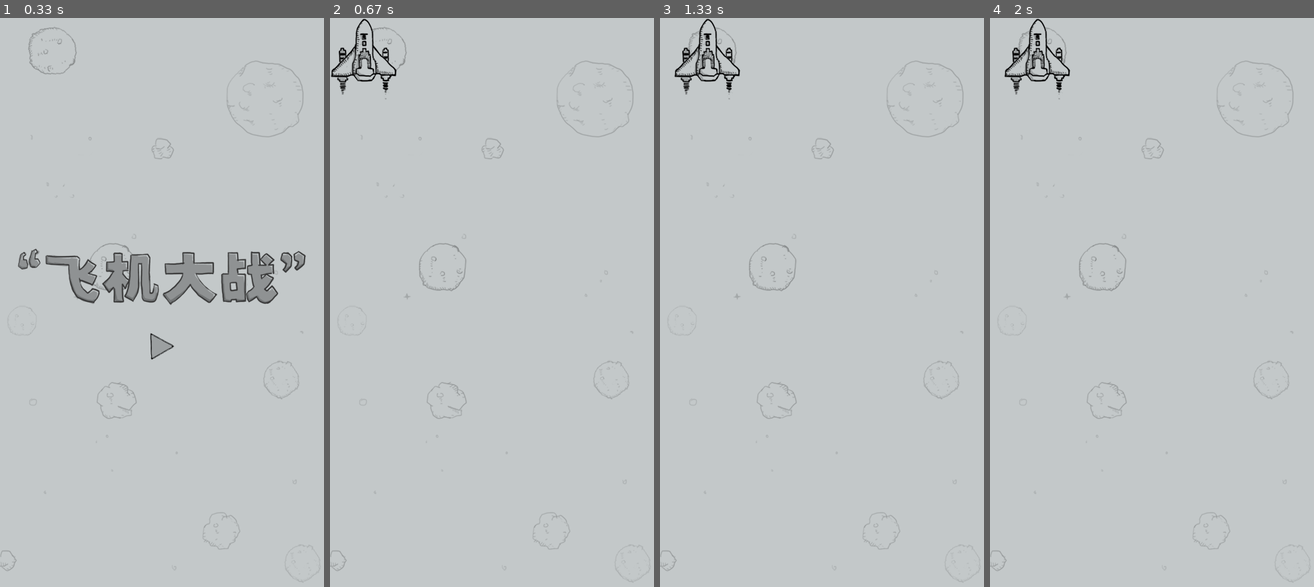
Above: before the commit, frames 1-4 (left to right).
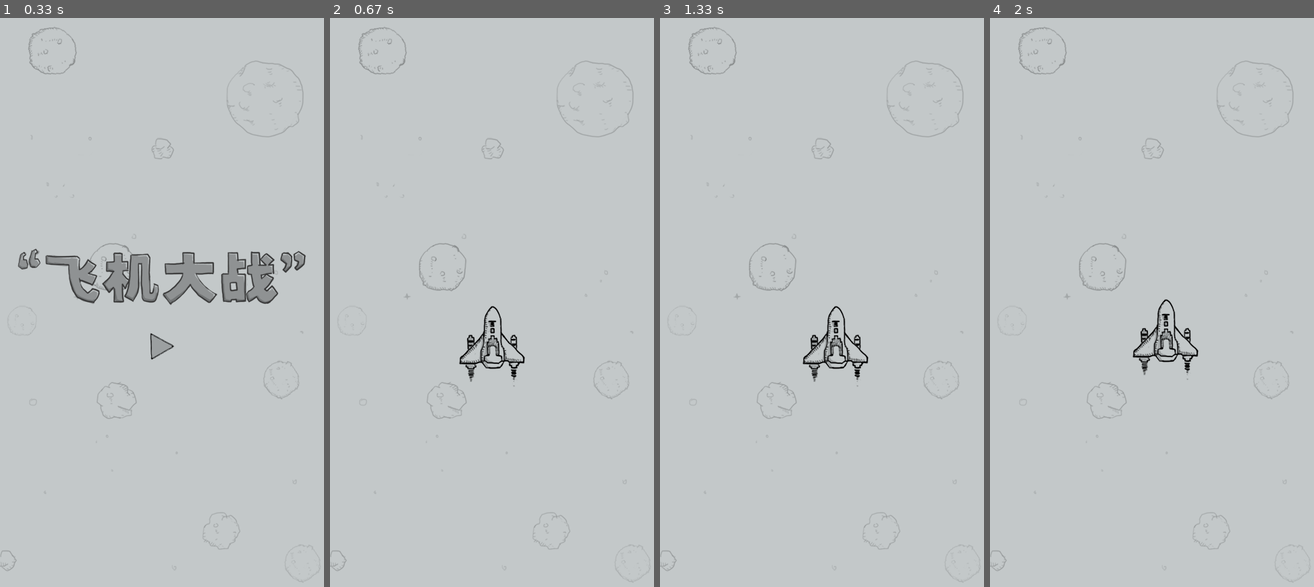
Above: after the commit, the same moments.

Repository: tanchao1101/pathonlearn
Game: pygame game, started from pygame/game/mian.py
Same seed, same stepped clock (60 frames per second), same inputs: the game is played once before the commit and once after it.
Inputs (mouse positions are in pixels of both pictures, inside the frame that each line leads up to):
- Up to frame 1 (0.33 s): no input
- Up to frame 2 (0.67 s): click (492, 302) at 0.38 s
- Up to frame 3 (1.33 s): hold Space 0.67-1.13 s; hold Right 0.67-1.13 s; hold Right from 1.17 s (still down)
- Up to frame 4 (2 s): release Right at 1.63 s; hold Up 1.67-1.97 s

Frame 1 is identical in both runs. In frame 2, 1.5% of the frame differs, in the area x 0-61%, y 0-65%; in frame 3, 1.5%, in the area x 4-65%, y 0-65%; in frame 4, 1.5%.

Commit message:
飞机子弹动画

Diff:
--- a/pygame/game/constants.py
+++ b/pygame/game/constants.py
@@ -22,3 +22,7 @@
     os.path.join(ASSETS_DIR, 'images/hero_broken_n3.png'),
     os.path.join(ASSETS_DIR, 'images/hero_broken_n4.png')
 ]
+
+# 子弹图片
+BULLET_IMG = os.path.join(ASSETS_DIR, 'images/bullet1.png')
+BULLET_SHOOT_SOUND = os.path.join(ASSETS_DIR, 'sounds/bullet.wav')
--- /dev/null
+++ b/pygame/game/game/bullet.py
@@ -0,0 +1,37 @@
+import pygame
+import constants
+
+class Bullet(pygame.sprite.Sprite):
+    """
+    子弹类
+    """
+    # 子弹状态，True活着
+    active = True
+
+    def __init__(self, screen, plane, speed= None):
+        super().__init__()
+        # 速度
+        self.speed = speed or 10
+        self.plane = plane
+        self.image = pygame.image.load(constants.BULLET_IMG)
+        self.screen = screen
+
+        # 改变子弹的位置
+        self.rect = self.image.get_rect()
+        self.rect.centerx = plane.rect.centerx
+        self.rect.top = plane.rect.top
+        # 发射音乐效果
+        self.shoot_sound = pygame.mixer.Sound(constants.BULLET_SHOOT_SOUND)
+        self.shoot_sound.set_volume(0.3)
+        self.shoot_sound.play()
+    def update(self, *args):
+        """
+        更新子弹的位置
+        :param args:
+        :return:
+        """
+        self.rect.top -= self.speed
+        # 超出屏幕的范围
+        if self.rect.top < 0:
+            self.remove(self.plane.bullets)
+        self.screen.blit(self.image, self.rect)
--- a/pygame/game/game/plane.py
+++ b/pygame/game/game/plane.py
@@ -3,6 +3,10 @@
 """
 import pygame
 import constants
+
+from game.game.bullet import Bullet
+
+
 class Plane(pygame.sprite.Sprite):
     # 飞机的图片
     plane_images = []
@@ -28,6 +32,9 @@
         self.plane_w, self.plane_h = self.img_list[0].get_size()
         # 游戏窗口的宽高
         self.width, self.height = self.screen.get_size()
+        # 改变飞机的初始位置
+        self.rect.left = int((self.width - self.plane_w) / 2)
+        self.rect.top = int(self.height/2)
     def load_src(self):
         # 加载静态资源
         # 飞机的图像
@@ -63,7 +70,8 @@
         self.active = False
     def shoot(self):
         # 飞机发射子弹
-        pass
+        bullet = Bullet( self.screen, self , 15)
+        self.bullets.add(bullet)
 
 class OurPlane(Plane):
     # 飞机的图片
--- a/pygame/game/mian.py
+++ b/pygame/game/mian.py
@@ -66,6 +66,8 @@
                         our_plane.move_left()
                     elif event.key == pygame.K_d or event.key == pygame.K_RIGHT:
                         our_plane.move_right()
+                    elif event.key == pygame.K_SPACE:
+                        our_plane.shoot()
         # 更新游戏的状态
         if status == 0:
             # 绘制
@@ -77,6 +79,8 @@
             screen.blit(bg, bg.get_rect())
             #  绘制飞机
             our_plane.update(frame)
+            #  绘制子弹
+            our_plane.bullets.update()
 
         pygame.display.flip()
 if __name__ == '__main__':
